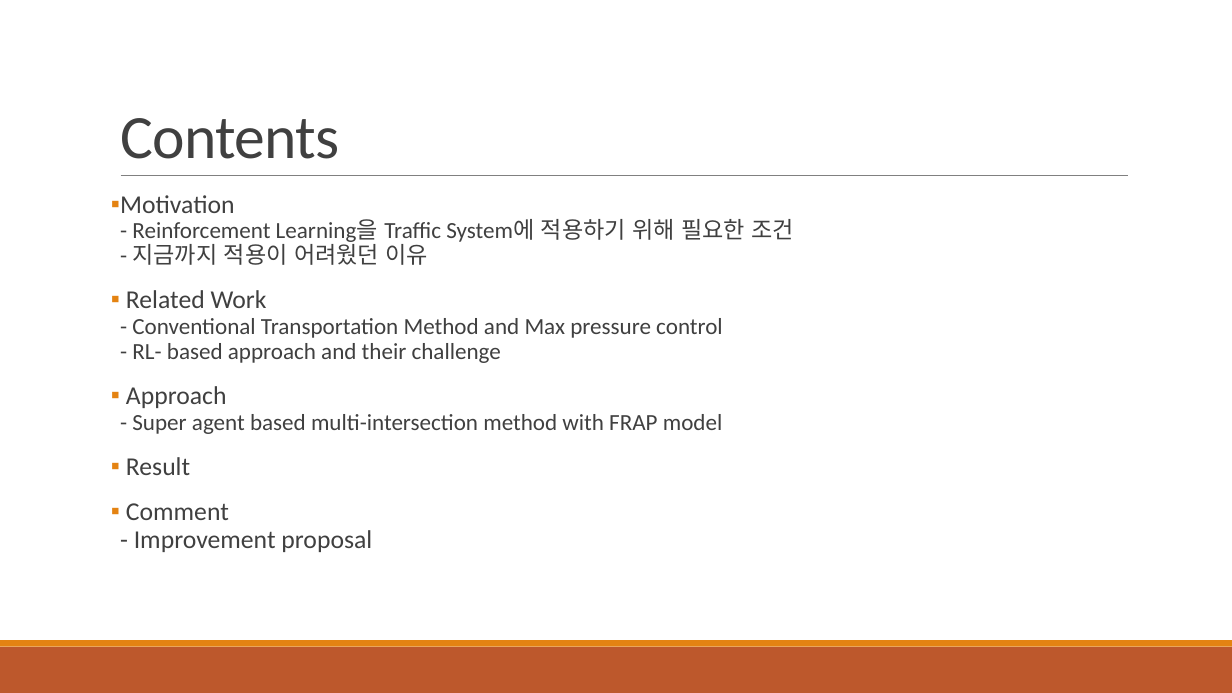
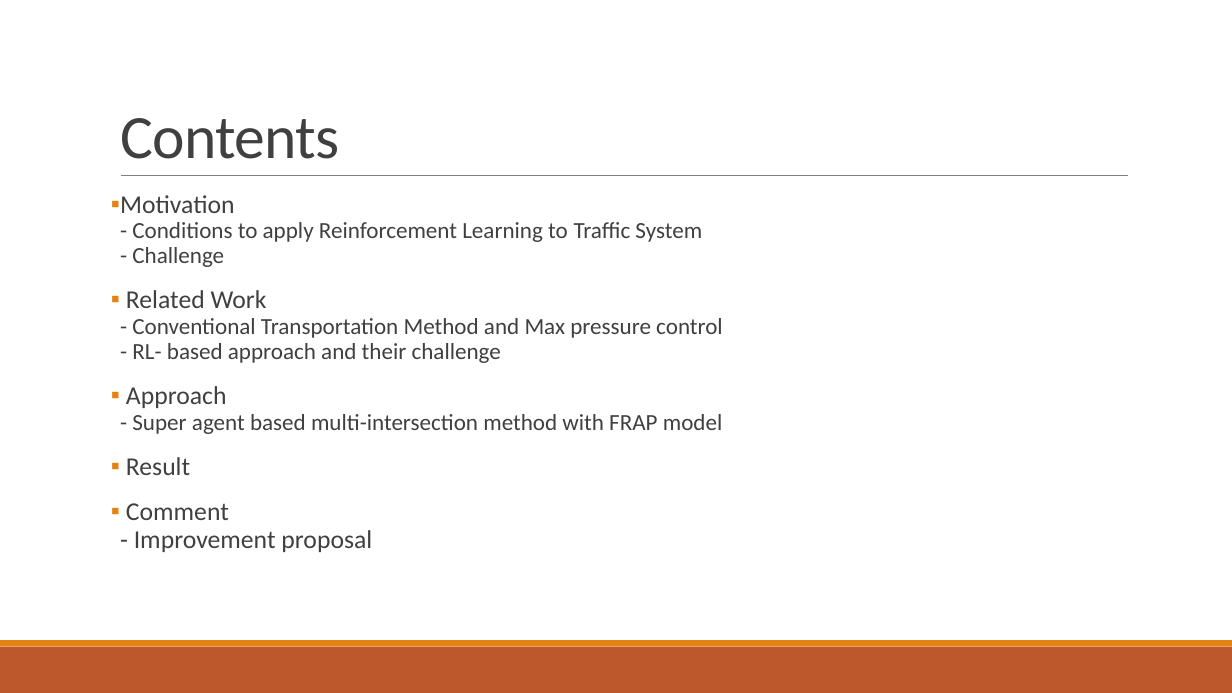
Before and after one commit to 3neutronstar/traffic-optimization_RL, a slide deck: slide 15 of 1st_Seminar(강민수).pptx (slide 13 before the commit). Drawn at 1232x693 pixels with LibreOffice and Linux fonts; fonts in the diff are those of the drawing. Boxes give left, top, right and bottom in pixels: in the first picture for what was removed or moved away, otherwise in the second. Text is boxed around its words. In the diff, an @@ line names an element or a change of style, - is before the commit and + after.

```diff
--- a/1st_Seminar(강민수).pptx
+++ b/1st_Seminar(강민수).pptx
@@ text at bbox=[120, 195, 702, 267]: text changed @@
-▪ Motivation
-  - Reinforcement Learning을 Traffic System에 적용하기 위해 필요한 조건
-  - 지금까지 적용이 어려웠던 이유
+▪ Motivation
+  - Conditions to apply Reinforcement Learning to Traffic System
+  - Challenge
```
Also in this commit, not shown: 3 other slides changed, 2 slides added, 26 other files.
